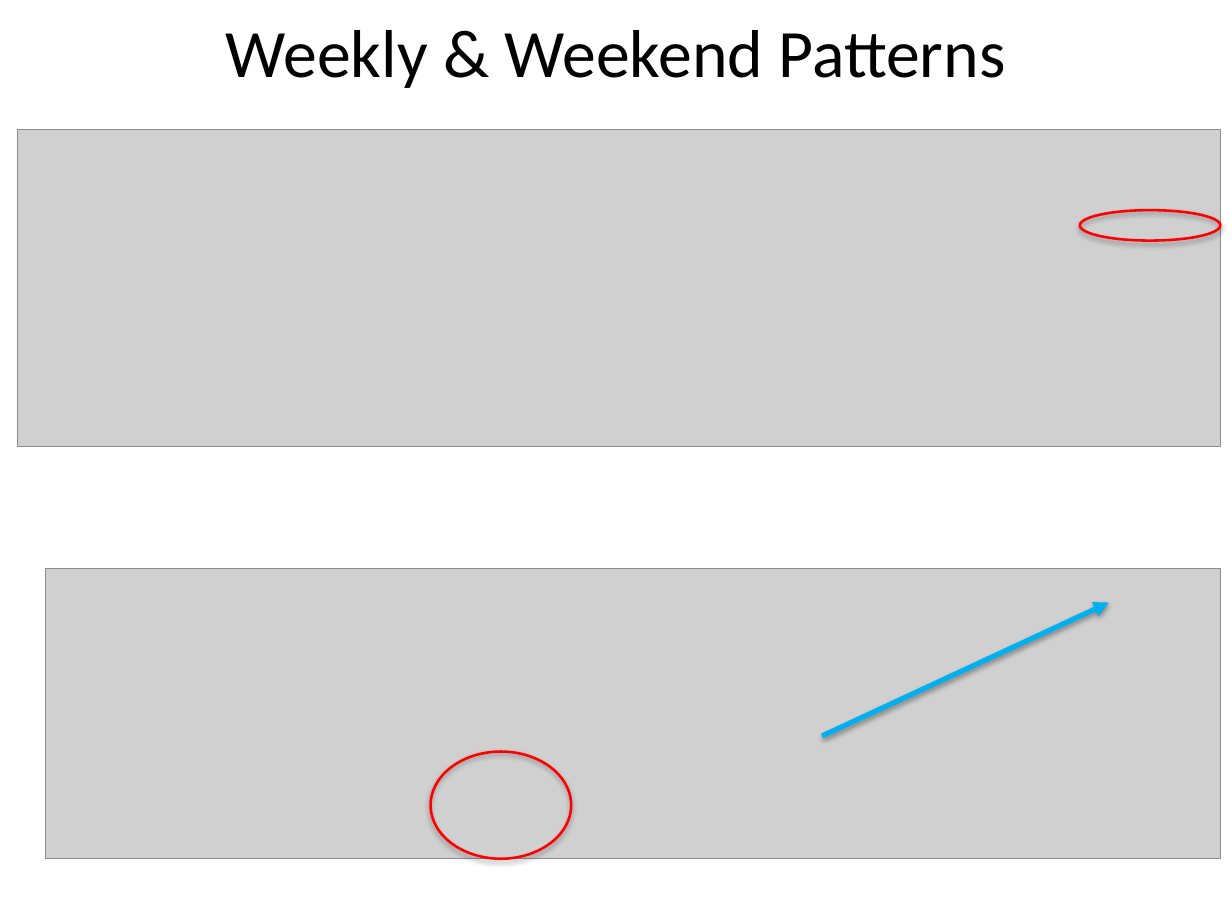
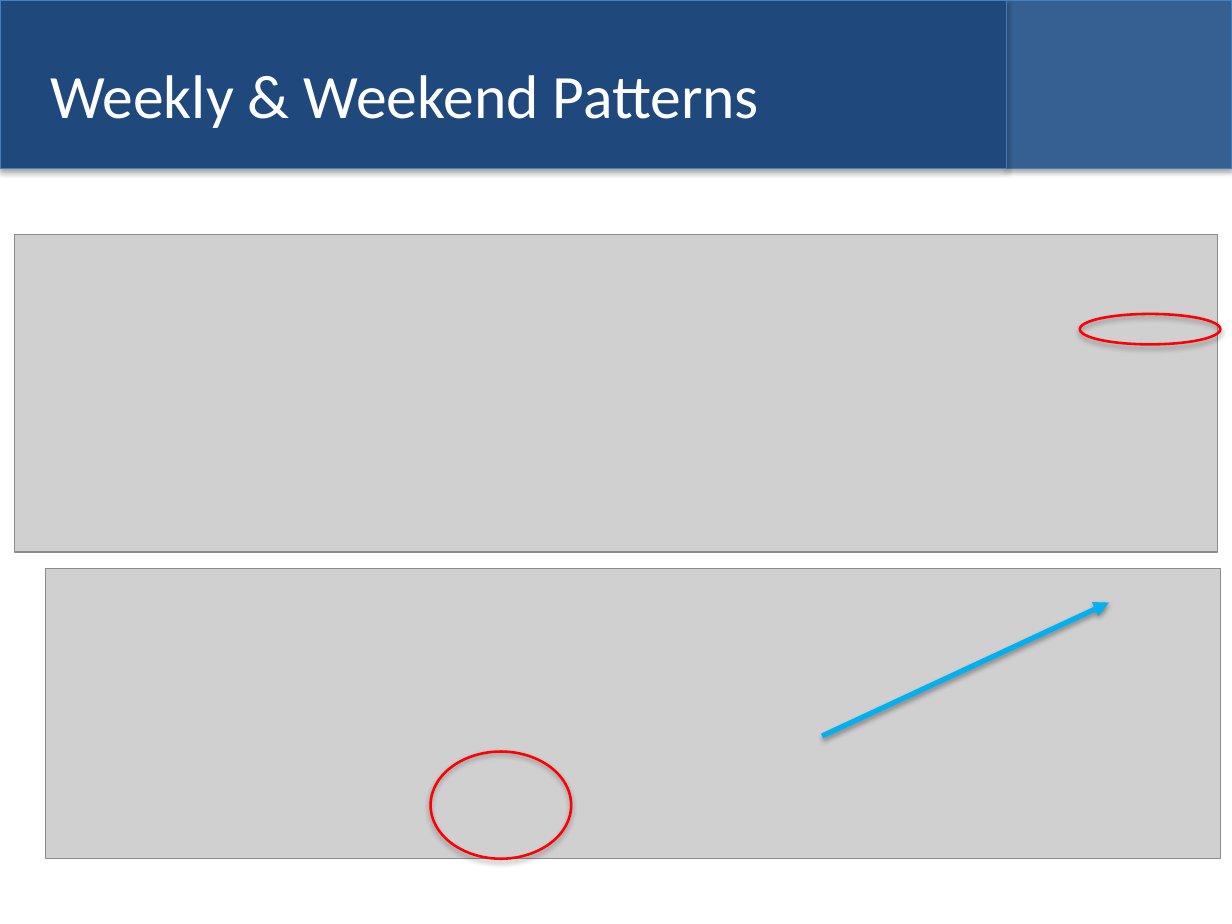
Before and after one commit to bhusalgokarna/Ds_FinalProject, a slide deck: slide 9 of models/Time_Series_EDA_Forecasting_Model_.pptx. Drawn at 1232x924 pixels with LibreOffice and Linux fonts; fonts in the diff are those of the drawing; grey boxes stand for pictures. Boxes give left, top, right and bottom in pixels: in the first picture for what was removed or moved away, otherwise in the second. Text is boxed around its words. In the diff, an @@ line names an element or a change of style, - is before the commit and + after.

```diff
--- a/models/Time_Series_EDA_Forecasting_Model_.pptx
+++ b/models/Time_Series_EDA_Forecasting_Model_.pptx
@@ rectangle added at (0,0,1007,169), fill #1F497D, outline #4B7EBC 0.75 pt @@
@@ rectangle added at (1007,0,1232,169), fill #376092, outline #4B7EBC 0.75 pt @@
@@ title "Weekly & Weekend Patterns": place and size @@
-title "Weekly & Weekend Patterns" at (226,30,1006,88)
+title "Weekly & Weekend Patterns" at (50,75,759,128)
@@ title "Weekly & Weekend Patterns" at (50,75,759,128): size 39.6 to 36 pt, text colour #000000 to #FFFFFF; alignment centre to left @@
@@ picture: place and size @@
-picture at (17,129,1220,447)
+picture at (15,234,1217,552)
@@ ellipse: place and size @@
-ellipse at (1079,211,1220,241)
+ellipse at (1079,314,1220,345)
```
Also in this commit, not shown: 22 other slides changed, 2 slides added, 2 slides removed, 1 other file.
